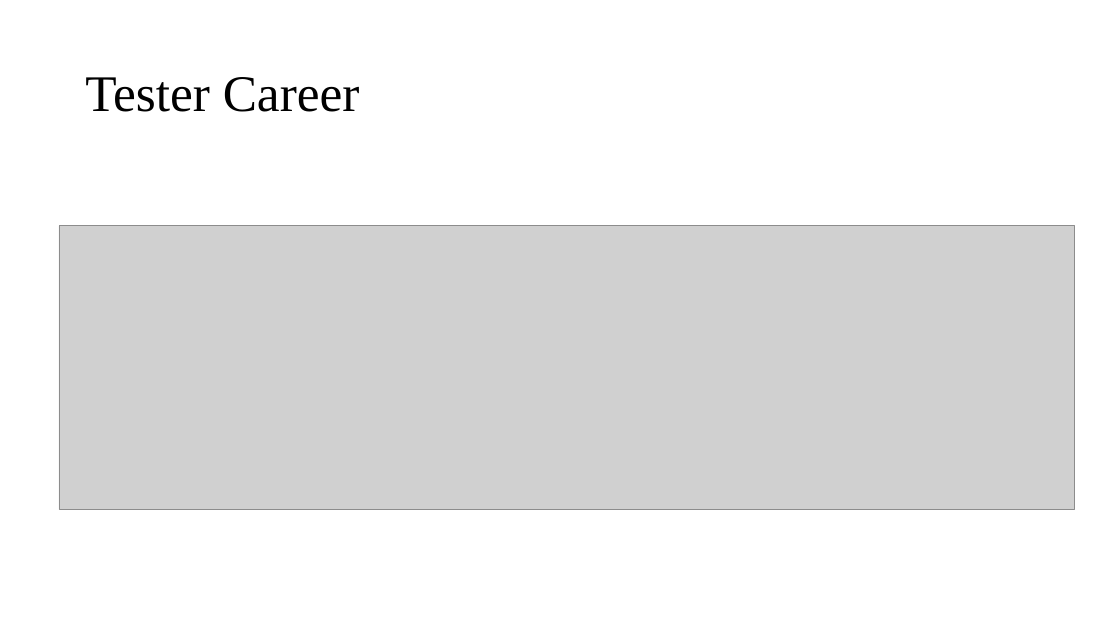
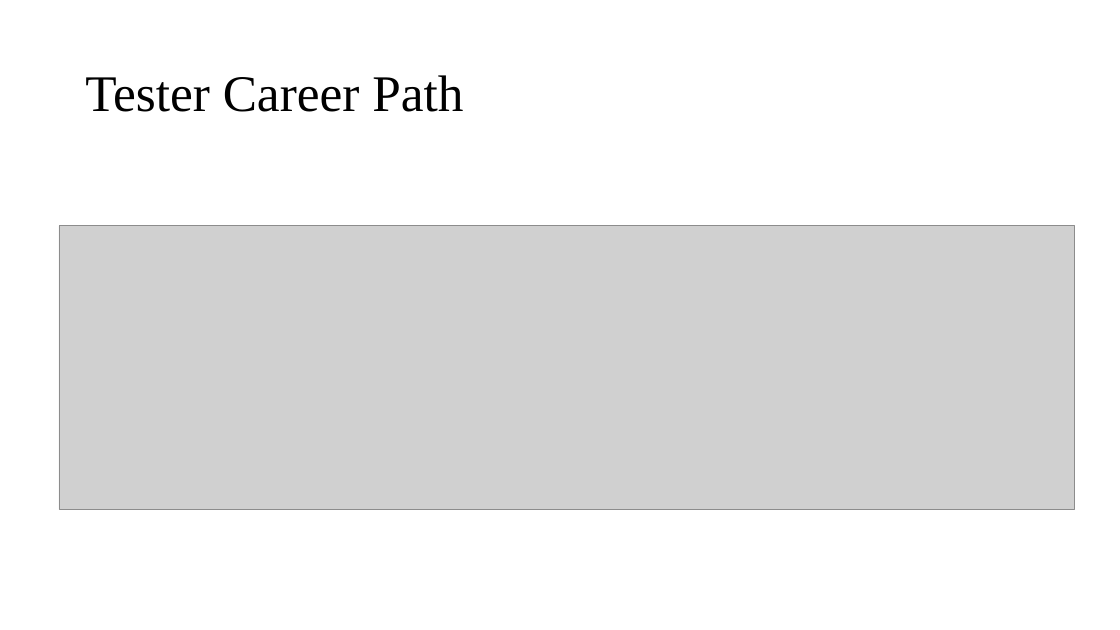
Before and after one commit to ngohungphuc/Presentation, a slide deck: slide 7 of SE.pptx. Drawn at 1120x630 pixels with LibreOffice and Linux fonts; fonts in the diff are those of the drawing; grey boxes stand for pictures. Boxes give left, top, right and bottom in pixels: in the first picture for what was removed or moved away, otherwise in the second. Text is boxed around its words. In the diff, an @@ line names an element or a change of style, - is before the commit and + after.

```diff
--- a/SE.pptx
+++ b/SE.pptx
@@ title at (85,75,463,112): text changed @@
-Tester Career
+Tester Career Path
```
Also in this commit, not shown: 7 other slides changed.
